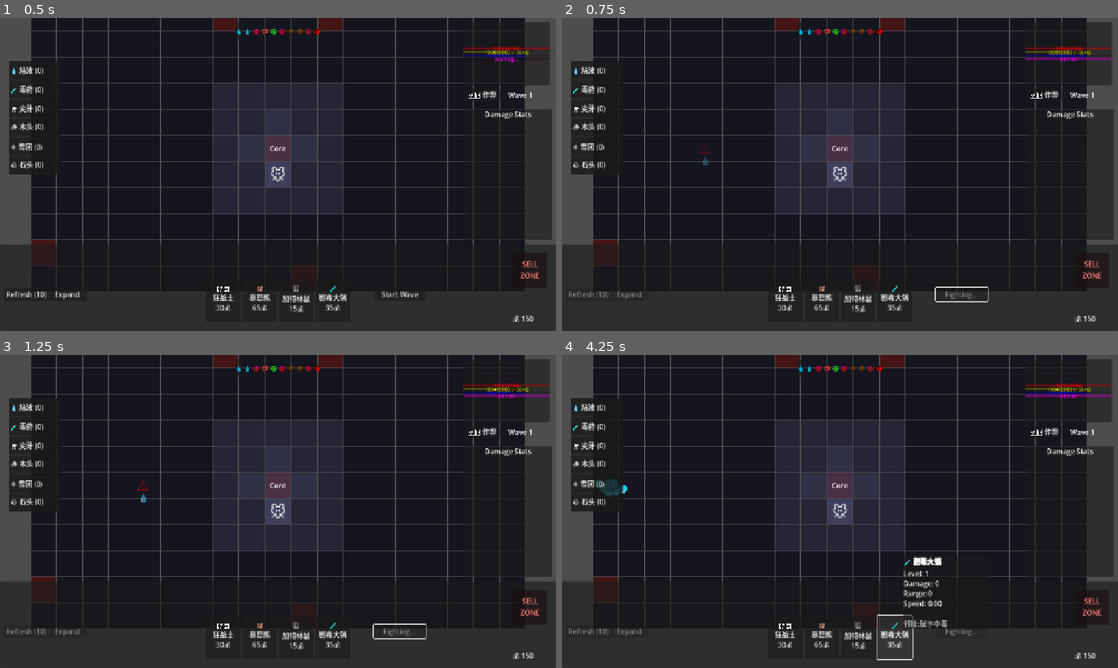
Above: before the commit, frames 1-4 (two rows, left to right).
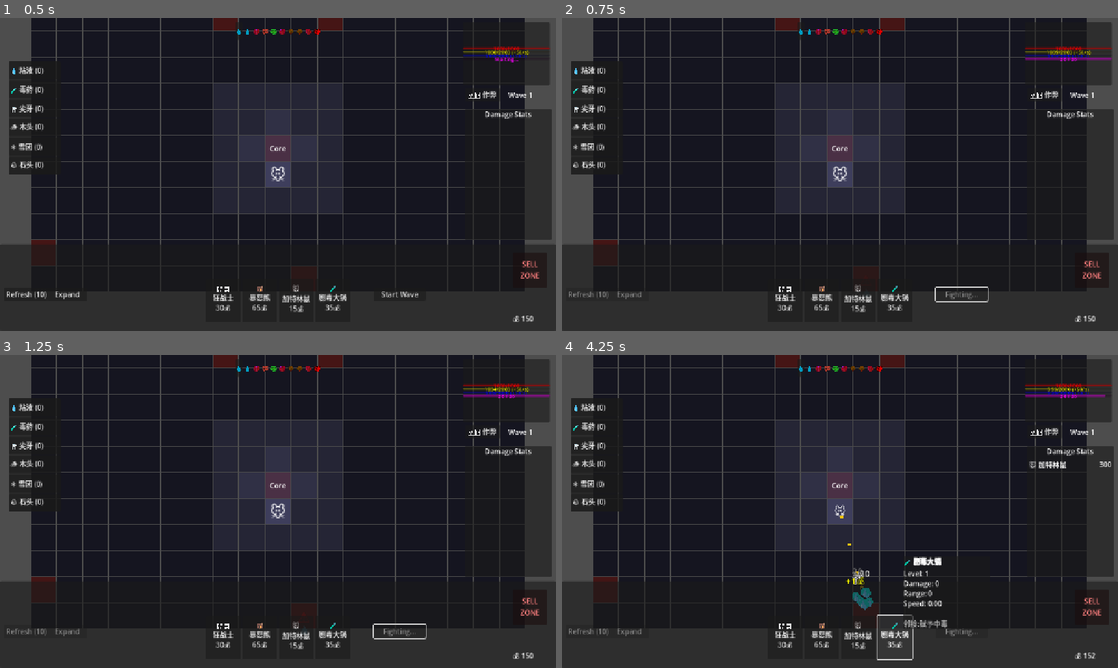
Above: after the commit, the same moments.

Repository: seekerzz/tower-html
Game: Godot game, scene res://src/Scenes/Game/MainGame.tscn
Same seed, same stepped clock (60 frames per second), same inputs: the game is played once before the commit and once after it. The project has no main scene, so this scene is started directly.
Inputs:
- Up to frame 1 (0.5 s): no input
- Up to frame 2 (0.75 s): click "Start Wave" at 0.5 s
- Up to frame 3 (1.25 s): no input
- Up to frame 4 (4.25 s): click "🗡️ 狂战士 30💰" at 1.25 s; click "🐻 暴怒熊 65💰" at 2 s; click "🐭 加特林鼠 15💰" at 2.75 s; click "🧪 剧毒大锅 35💰" at 3.5 s

Frame 1 is identical in both runs. In frame 2, less than 0.1% of the frame differs, in the area x 24-27%, y 40-48%; in frame 3, less than 0.1%; in frame 4, 0.8%, in the area x 5-99%, y 10-98%.

Commit message:
Fix enemy spawn position offset bug by converting spawn points to global coordinates
GridManager.get_spawn_points() previously returned local coordinates, causing enemies to spawn at incorrect positions if GridManager was not at (0,0). This change uses to_global() to ensure correct world coordinates are returned.

Diff:
--- a/src/Scripts/GridManager.gd
+++ b/src/Scripts/GridManager.gd
@@ -220,7 +220,8 @@
 func get_spawn_points() -> Array[Vector2]:
 	var points: Array[Vector2] = []
 	for tile_pos in spawn_tiles:
-		points.append(Vector2(tile_pos.x * TILE_SIZE, tile_pos.y * TILE_SIZE))
+		var local_pos = Vector2(tile_pos.x * TILE_SIZE, tile_pos.y * TILE_SIZE)
+		points.append(to_global(local_pos))
 	return points
 
 func get_tile_key(x: int, y: int) -> String:
